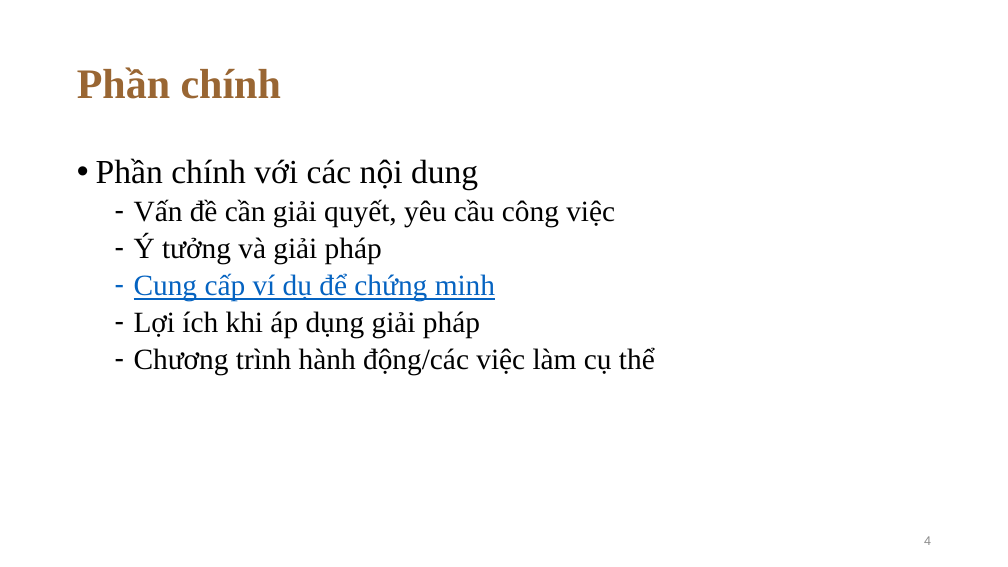
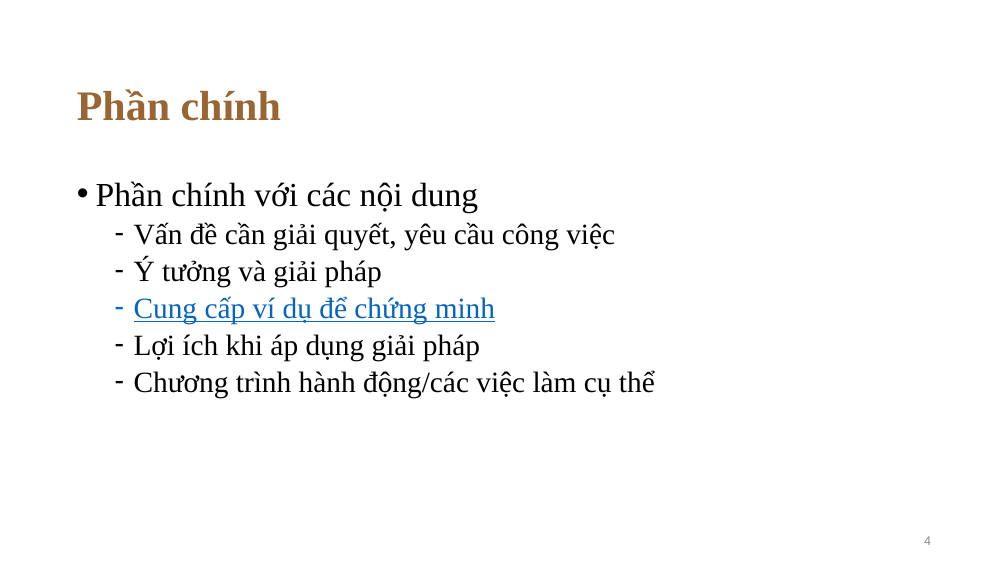
Before and after one commit to tanb2613125/TH4, a slide deck: slide 4 of Nhom8_TH_4/Nhom8_TH_4_Phan2.1.pptx. Drawn at 1008x567 pixels with LibreOffice and Linux fonts; fonts in the diff are those of the drawing; background and template pictures are left out. Boxes give left, top, right and bottom in pixels: in the first picture for what was removed or moved away, otherwise in the second. Text is boxed around its words. In the diff, an @@ line names an element or a change of style, - is before the commit and + after.

```diff
--- a/Nhom8_TH_4/Nhom8_TH_4_Phan2.1.pptx
+++ b/Nhom8_TH_4/Nhom8_TH_4_Phan2.1.pptx
@@ title "Phần chính": place and size @@
-title "Phần chính" at [77,67,281,99]
+title "Phần chính" at [77,89,281,121]
@@ text "Phần chính với các nội ...": place and size @@
-text "Phần chính với các nội ..." at [96,158,655,375]
+text "Phần chính với các nội ..." at [96,181,655,398]
```
Also in this commit, not shown: 5 other slides changed.
